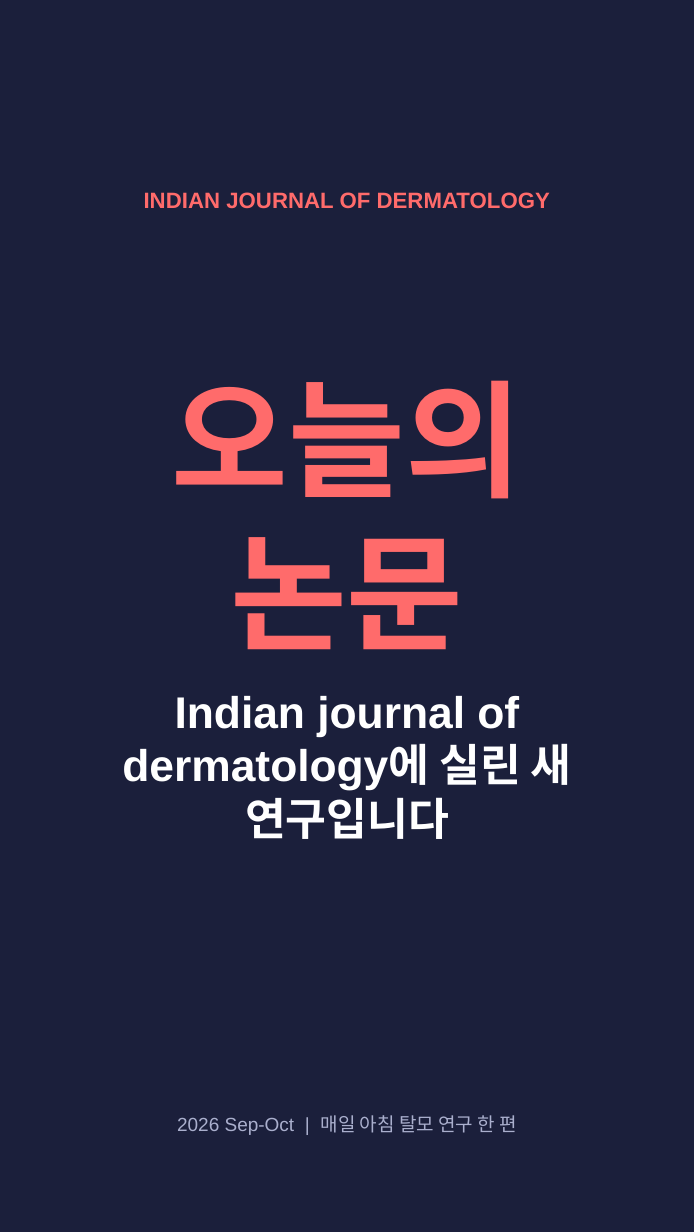
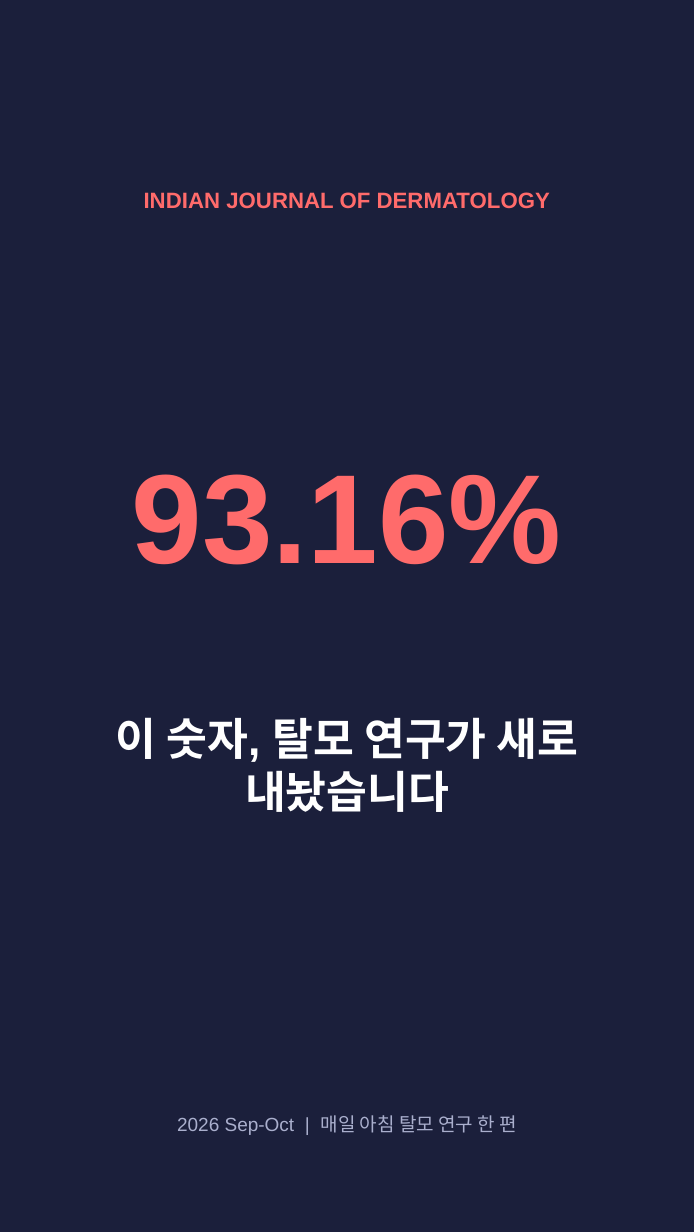
Before and after one commit to hyokang2010-BJ-ANTH/product-builder-test, a slide deck: slide 1 of data/2026-09-11/slides.pptx. Drawn at 694x1232 pixels with LibreOffice and Linux fonts; fonts in the diff are those of the drawing. Boxes give left, top, right and bottom in pixels: in the first picture for what was removed or moved away, otherwise in the second. Text is boxed around its words. In the diff, an @@ line names an element or a change of style, - is before the commit and + after.

```diff
--- a/data/2026-09-11/slides.pptx
+++ b/data/2026-09-11/slides.pptx
@@ text at <box>132,474,562,565</box>: text changed @@
-오늘의 논문
+93.16%
@@ text at <box>116,717,579,812</box>: text changed @@
-Indian journal of dermatology에 실린 새 연구입니다
+이 숫자, 탈모 연구가 새로 내놨습니다
```
Also in this commit, not shown: 2 other slides changed, 3 slides added, 3 slides removed, 25 other files.
